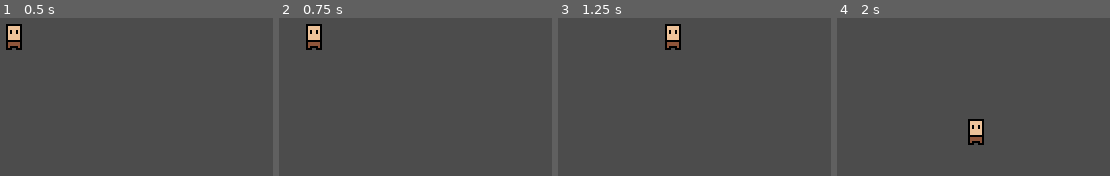
Above: before the commit, frames 1-4 (left to right).
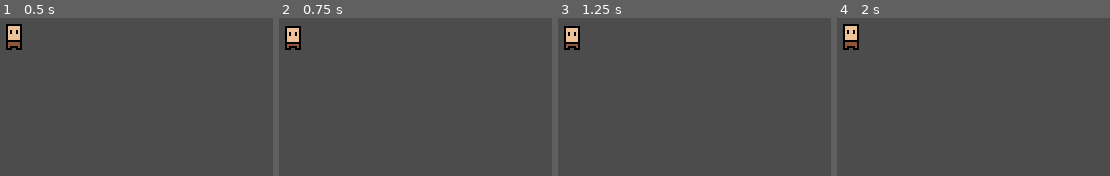
Above: after the commit, the same moments.

Repository: robbertstevens/gameoff2020
Game: Godot game, scene res://world.tscn
Same seed, same stepped clock (60 frames per second), same inputs: the game is played once before the commit and once after it.
Inputs:
- Up to frame 1 (0.5 s): no input
- Up to frame 2 (0.75 s): tap Enter at 0.5 s; hold D (ui_right) from 0.53 s (still down)
- Up to frame 3 (1.25 s): keep holding D (ui_right)
- Up to frame 4 (2 s): release D (ui_right) at 1.28 s; hold S (ui_down) from 1.28 s (still down)

Frame 1 is identical in both runs. In frame 2, 1.8% of the frame differs, in the area x 2-16%, y 3-21%; in frame 3, 1.8%; in frame 4, 1.9%, in the area x 2-54%, y 3-81%.
Error after the commit: Parse Error: Variable "AnimationTree" shadows a native class. (res://Entities/Player.gd:3)

Commit message:
Added animation for player character

Diff:
--- a/Entities/Player.gd
+++ b/Entities/Player.gd
@@ -1,4 +1,7 @@
 extends KinematicBody2D
+
+onready var AnimationTree = $AnimationTree
+onready var AnimationState = AnimationTree.get("parameters/playback")
 
 const MAX_SPEED: int = 80;
 const ACCELERATION: int = 500
@@ -10,8 +13,13 @@
 	var axis = get_input_axis()
 
 	if axis != Vector2.ZERO:
+		AnimationTree.set("parameters/Idle/blend_position", axis)
+		AnimationTree.set("parameters/Walk/blend_position", axis)
+		AnimationState.travel("Walk")
+
 		velocity = velocity.move_toward(axis * MAX_SPEED, ACCELERATION * delta)
 	else:
+		AnimationState.travel("Idle")
 		velocity = velocity.move_toward(Vector2.ZERO, FRICTION * delta)
 
 	velocity = move_and_slide(velocity)
--- a/Entities/Player.tscn
+++ b/Entities/Player.tscn
@@ -7,15 +7,233 @@
 [sub_resource type="CircleShape2D" id=1]
 radius = 8.0
 
+[sub_resource type="Animation" id=2]
+resource_name = "idle_down"
+length = 0.5
+loop = true
+step = 0.25
+tracks/0/type = "value"
+tracks/0/path = NodePath("Sprite:frame")
+tracks/0/interp = 1
+tracks/0/loop_wrap = true
+tracks/0/imported = false
+tracks/0/enabled = true
+tracks/0/keys = {
+"times": PoolRealArray( 0, 0.25 ),
+"transitions": PoolRealArray( 1, 1 ),
+"update": 1,
+"values": [ 0, 1 ]
+}
+
+[sub_resource type="Animation" id=22]
+resource_name = "idle_left"
+length = 0.5
+loop = true
+step = 0.25
+tracks/0/type = "value"
+tracks/0/path = NodePath("Sprite:frame")
+tracks/0/interp = 1
+tracks/0/loop_wrap = true
+tracks/0/imported = false
+tracks/0/enabled = true
+tracks/0/keys = {
+"times": PoolRealArray( 0, 0.25 ),
+"transitions": PoolRealArray( 1, 1 ),
+"update": 1,
+"values": [ 8, 9 ]
+}
+
+[sub_resource type="Animation" id=23]
+resource_name = "idle_right"
+length = 0.5
+loop = true
+step = 0.25
+tracks/0/type = "value"
+tracks/0/path = NodePath("Sprite:frame")
+tracks/0/interp = 1
+tracks/0/loop_wrap = true
+tracks/0/imported = false
+tracks/0/enabled = true
+tracks/0/keys = {
+"times": PoolRealArray( 0, 0.25 ),
+"transitions": PoolRealArray( 1, 1 ),
+"update": 1,
+"values": [ 12, 13 ]
+}
+
+[sub_resource type="Animation" id=24]
+resource_name = "idle_up"
+length = 0.5
+loop = true
+step = 0.25
+tracks/0/type = "value"
+tracks/0/path = NodePath("Sprite:frame")
+tracks/0/interp = 1
+tracks/0/loop_wrap = true
+tracks/0/imported = false
+tracks/0/enabled = true
+tracks/0/keys = {
+"times": PoolRealArray( 0, 0.25 ),
+"transitions": PoolRealArray( 1, 1 ),
+"update": 1,
+"values": [ 4, 5 ]
+}
+
+[sub_resource type="Animation" id=3]
+resource_name = "walking_down"
+loop = true
+step = 0.25
+tracks/0/type = "value"
+tracks/0/path = NodePath("Sprite:frame")
+tracks/0/interp = 1
+tracks/0/loop_wrap = true
+tracks/0/imported = false
+tracks/0/enabled = true
+tracks/0/keys = {
+"times": PoolRealArray( 0, 0.25, 0.5, 0.75 ),
+"transitions": PoolRealArray( 1, 1, 1, 1 ),
+"update": 1,
+"values": [ 16, 17, 18, 19 ]
+}
+
+[sub_resource type="Animation" id=4]
+resource_name = "walking_left"
+loop = true
+step = 0.25
+tracks/0/type = "value"
+tracks/0/path = NodePath("Sprite:frame")
+tracks/0/interp = 1
+tracks/0/loop_wrap = true
+tracks/0/imported = false
+tracks/0/enabled = true
+tracks/0/keys = {
+"times": PoolRealArray( 0, 0.25, 0.5, 0.75 ),
+"transitions": PoolRealArray( 1, 1, 1, 1 ),
+"update": 1,
+"values": [ 24, 25, 26, 27 ]
+}
+
+[sub_resource type="Animation" id=5]
+resource_name = "walking_right"
+loop = true
+step = 0.25
+tracks/0/type = "value"
+tracks/0/path = NodePath("Sprite:frame")
+tracks/0/interp = 1
+tracks/0/loop_wrap = true
+tracks/0/imported = false
+tracks/0/enabled = true
+tracks/0/keys = {
+"times": PoolRealArray( 0, 0.25, 0.5, 0.75 ),
+"transitions": PoolRealArray( 1, 1, 1, 1 ),
+"update": 1,
+"values": [ 28, 29, 30, 31 ]
+}
+
+[sub_resource type="Animation" id=6]
+resource_name = "walking_up"
+loop = true
+step = 0.25
+tracks/0/type = "value"
+tracks/0/path = NodePath("Sprite:frame")
+tracks/0/interp = 1
+tracks/0/loop_wrap = true
+tracks/0/imported = false
+tracks/0/enabled = true
+tracks/0/keys = {
+"times": PoolRealArray( 0, 0.25, 0.5, 0.75 ),
+"transitions": PoolRealArray( 1, 1, 1, 1 ),
+"update": 1,
+"values": [ 20, 21, 22, 23 ]
+}
+
+[sub_resource type="AnimationNodeAnimation" id=25]
+animation = "idle_down"
+
+[sub_resource type="AnimationNodeAnimation" id=26]
+animation = "idle_up"
+
+[sub_resource type="AnimationNodeAnimation" id=27]
+animation = "idle_left"
+
+[sub_resource type="AnimationNodeAnimation" id=28]
+animation = "idle_right"
+
+[sub_resource type="AnimationNodeBlendSpace2D" id=10]
+blend_point_0/node = SubResource( 25 )
+blend_point_0/pos = Vector2( 0, 1 )
+blend_point_1/node = SubResource( 26 )
+blend_point_1/pos = Vector2( 0, -1 )
+blend_point_2/node = SubResource( 27 )
+blend_point_2/pos = Vector2( -1, 0 )
+blend_point_3/node = SubResource( 28 )
+blend_point_3/pos = Vector2( 1, 0 )
+blend_mode = 1
+
+[sub_resource type="AnimationNodeAnimation" id=15]
+animation = "walking_up"
+
+[sub_resource type="AnimationNodeAnimation" id=16]
+animation = "walking_down"
+
+[sub_resource type="AnimationNodeAnimation" id=17]
+animation = "walking_right"
+
+[sub_resource type="AnimationNodeAnimation" id=18]
+animation = "walking_left"
+
+[sub_resource type="AnimationNodeBlendSpace2D" id=19]
+blend_point_0/node = SubResource( 15 )
+blend_point_0/pos = Vector2( 0, -1 )
+blend_point_1/node = SubResource( 16 )
+blend_point_1/pos = Vector2( 0, 1 )
+blend_point_2/node = SubResource( 17 )
+blend_point_2/pos = Vector2( 1, 0 )
+blend_point_3/node = SubResource( 18 )
+blend_point_3/pos = Vector2( -1, 0 )
+blend_mode = 1
+
+[sub_resource type="AnimationNodeStateMachineTransition" id=20]
+
+[sub_resource type="AnimationNodeStateMachineTransition" id=21]
+
+[sub_resource type="AnimationNodeStateMachine" id=7]
+states/Idle/node = SubResource( 10 )
+states/Idle/position = Vector2( 454, 192 )
+states/Walk/node = SubResource( 19 )
+states/Walk/position = Vector2( 684, 192 )
+transitions = [ "Idle", "Walk", SubResource( 20 ), "Walk", "Idle", SubResource( 21 ) ]
+start_node = "Idle"
+
+[sub_resource type="AnimationNodeStateMachinePlayback" id=8]
+
 [node name="Player" type="KinematicBody2D"]
 script = ExtResource( 2 )
 
 [node name="Sprite" type="Sprite" parent="."]
 texture = ExtResource( 1 )
-vframes = 5
+vframes = 8
 hframes = 4
 
 [node name="CollisionShape2D" type="CollisionShape2D" parent="."]
 shape = SubResource( 1 )
 
 [node name="Weapon" parent="." instance=ExtResource( 3 )]
+
+[node name="AnimationPlayer" type="AnimationPlayer" parent="."]
+anims/idle_down = SubResource( 2 )
+anims/idle_left = SubResource( 22 )
+anims/idle_right = SubResource( 23 )
+anims/idle_up = SubResource( 24 )
+anims/walking_down = SubResource( 3 )
+anims/walking_left = SubResource( 4 )
+anims/walking_right = SubResource( 5 )
+anims/walking_up = SubResource( 6 )
+
+[node name="AnimationTree" type="AnimationTree" parent="."]
+tree_root = SubResource( 7 )
+anim_player = NodePath("../AnimationPlayer")
+active = true
+parameters/playback = SubResource( 8 )
+parameters/Idle/blend_position = Vector2( 0, 0 )
+parameters/Walk/blend_position = Vector2( 0, 0 )
Binary file changed: Assets/Source/character.aseprite
Binary file changed: Assets/character.png
Not shown: 1 places in Entities/Player.tscn that only renumber resources
